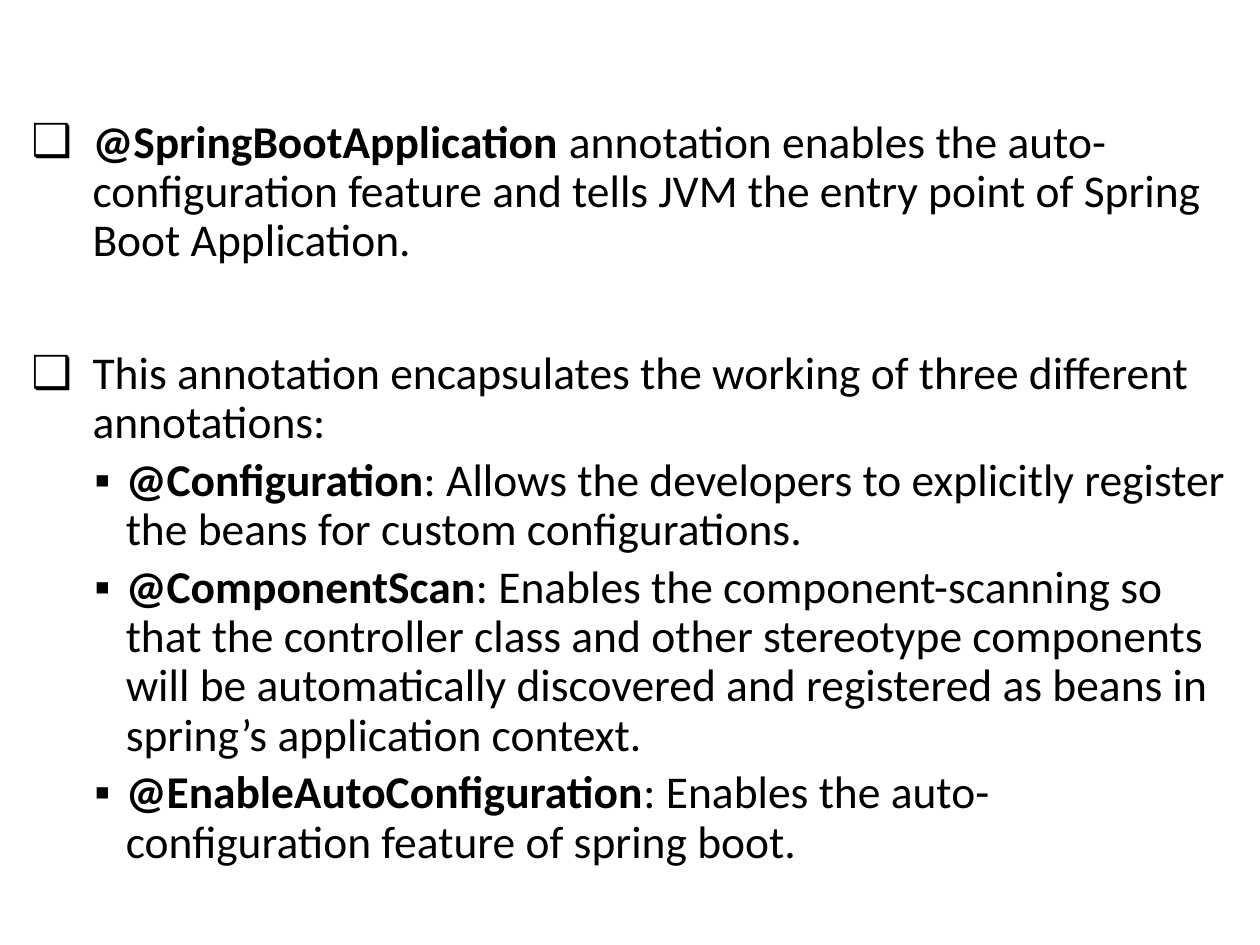
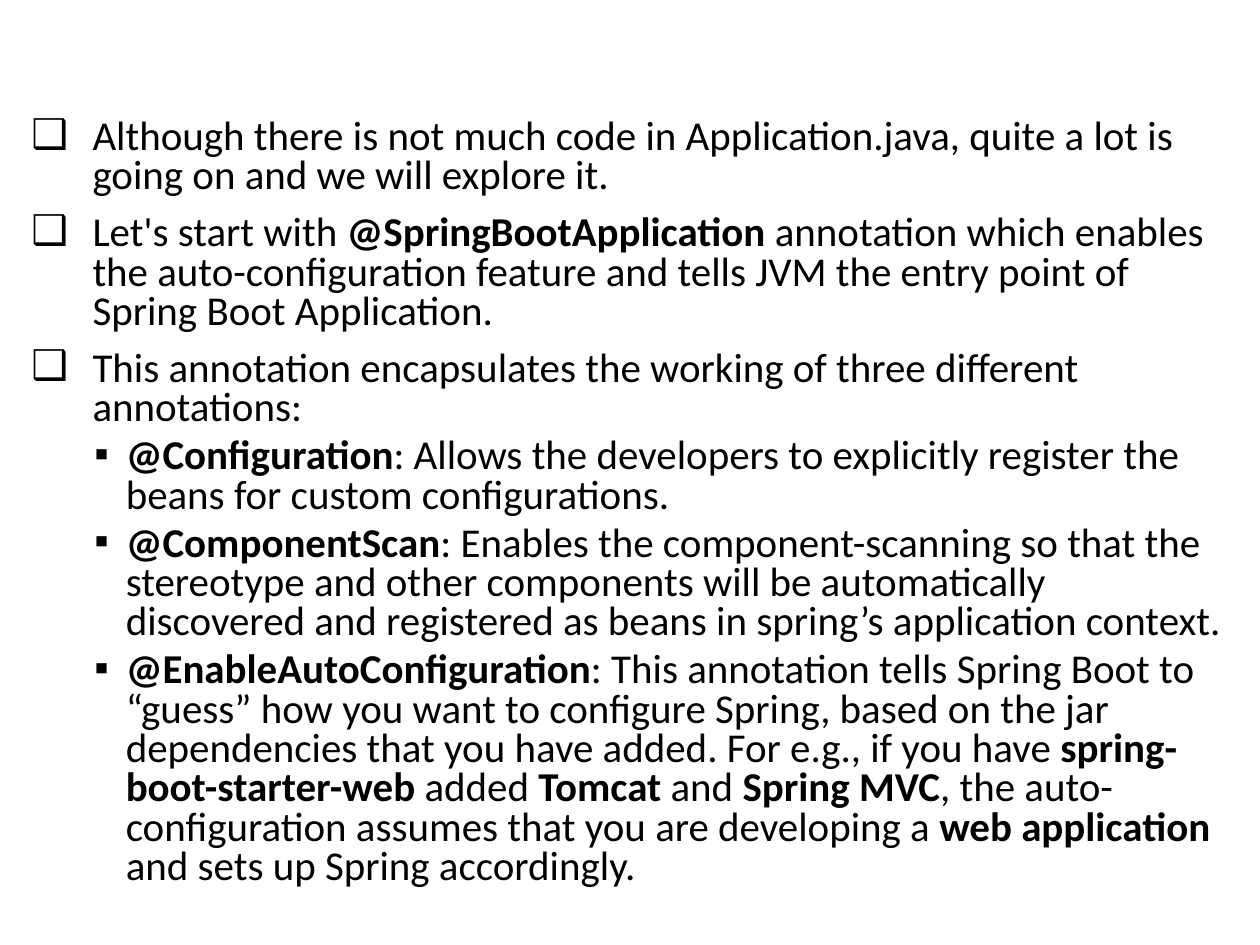
Before and after one commit to vishalrangras/spring-boot-sample, a slide deck: slide 38 of Developing with Spring Boot.pptx (slide 35 before the commit). Drawn at 1260x945 pixels with LibreOffice and Linux fonts; fonts in the diff are those of the drawing; background and template pictures are left out. Boxes give left, top, right and bottom in pixels: in the first picture for what was removed or moved away, otherwise in the second. Text is boxed around its words. In the diff, an @@ line names an element or a change of style, - is before the commit and + after.

```diff
--- a/Developing with Spring Boot.pptx
+++ b/Developing with Spring Boot.pptx
@@ text at (x1=93, y1=121, x2=1204, y2=332): text changed; size 26 to 23.4 pt @@
-❑ @SpringBootApplication annotation enables the auto-configuration feature and tells JVM the entry point of Spring Boot Application.
+❑ Although there is not much code in Application.java, quite a lot is going on and we will explore it.
+❑ Let's start with @SpringBootApplication annotation which enables the auto-configuration feature and tells JVM the entry point of Spring Boot Application.
@@ text at (x1=93, y1=353, x2=1179, y2=516): size 26 to 23.4 pt in "This annotation encapsulates the working of three ...", "@Configuration: Allows the developers to explicitly register ..."; line spacing 0.9 to 0.8 @@
@@ text at (x1=126, y1=528, x2=1221, y2=887): text changed; size 26 to 23.4 pt @@
-  ▪ @ComponentScan: Enables the component-scanning so that the controller class and other stereotype components will be automatically discovered and registered as beans in spring’s application context.
-  ▪ @EnableAutoConfiguration: Enables the auto-configuration feature of spring boot.
+  ▪ @ComponentScan: Enables the component-scanning so that the stereotype and other components will be automatically discovered and registered as beans in spring’s application context.
+  ▪ @EnableAutoConfiguration: This annotation tells Spring Boot to “guess” how you want to configure Spring, based on the jar dependencies that you have added. For e.g., if you have spring-boot-starter-web added Tomcat and Spring MVC, the auto-configuration assumes that you are developing a web application and sets up Spring accordingly.
```
Also in this commit, not shown: 21 other slides changed, 19 slides added.
